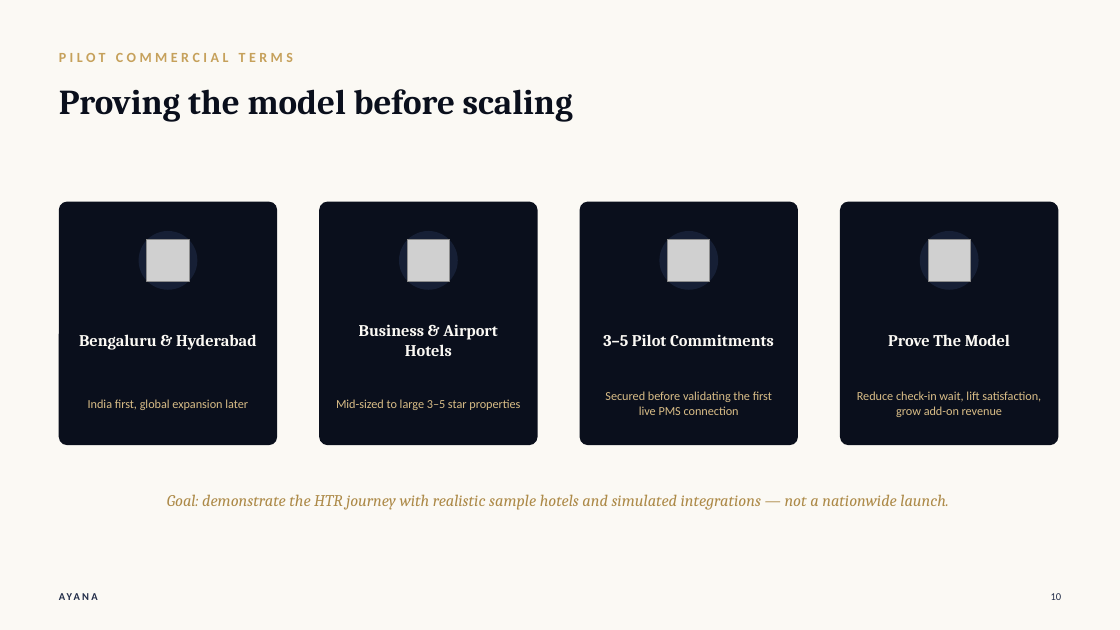
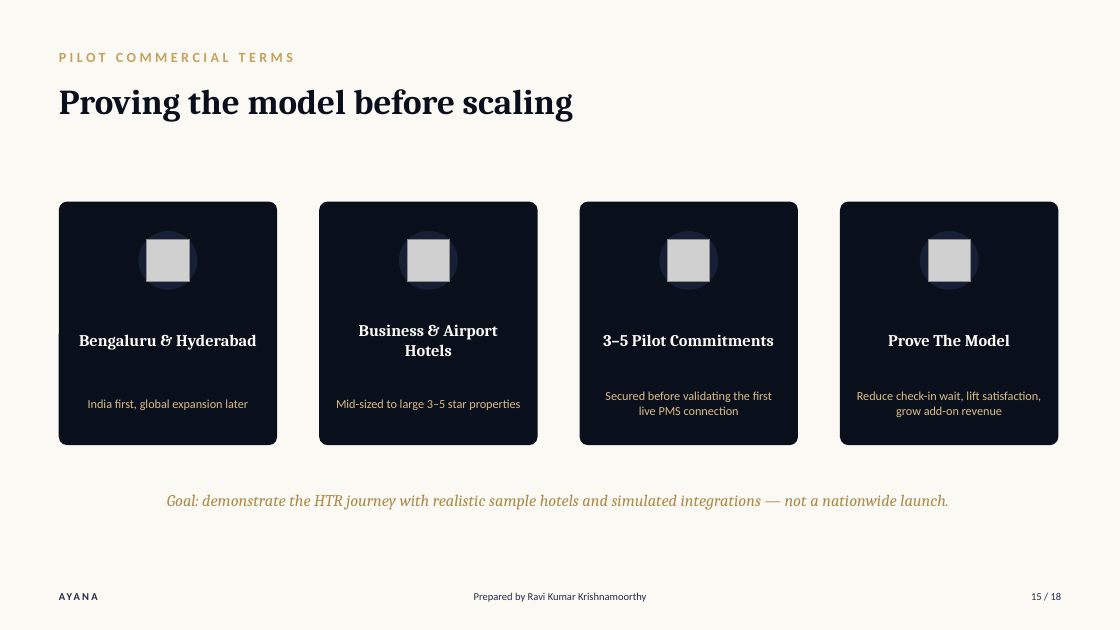
Before and after one commit to joeadithya-web/ayana-hospitality-prototype, a slide deck: slide 15 of collateral/decks/AYANA_Commercial_Overview.pptx (slide 10 before the commit). Drawn at 1120x630 pixels with LibreOffice and Linux fonts; fonts in the diff are those of the drawing; grey boxes stand for pictures. Boxes give left, top, right and bottom in pixels: in the first picture for what was removed or moved away, otherwise in the second. Text is boxed around its words. In the diff, an @@ line names an element or a change of style, - is before the commit and + after.

```diff
--- a/collateral/decks/AYANA_Commercial_Overview.pptx
+++ b/collateral/decks/AYANA_Commercial_Overview.pptx
@@ text added at (474,592,646,602), 9 pt, text #212C48 @@
+Prepared by Ravi Kumar Krishnamoorthy
@@ text added at (1031,593,1062,600), 9 pt, text #212C48 @@
+15 / 18
```
Also in this commit, not shown: 9 other slides changed, 7 slides added, 2 slides removed, 1 other file.
